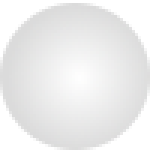
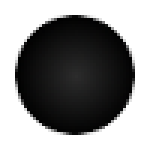
Revision of a layered 150×150 image; what changed, layer by layer:
hid "White_Piece", painted on it over [0, 3, 150, 150]
showed "Black_Piece", painted on it over [0, 3, 150, 150]
